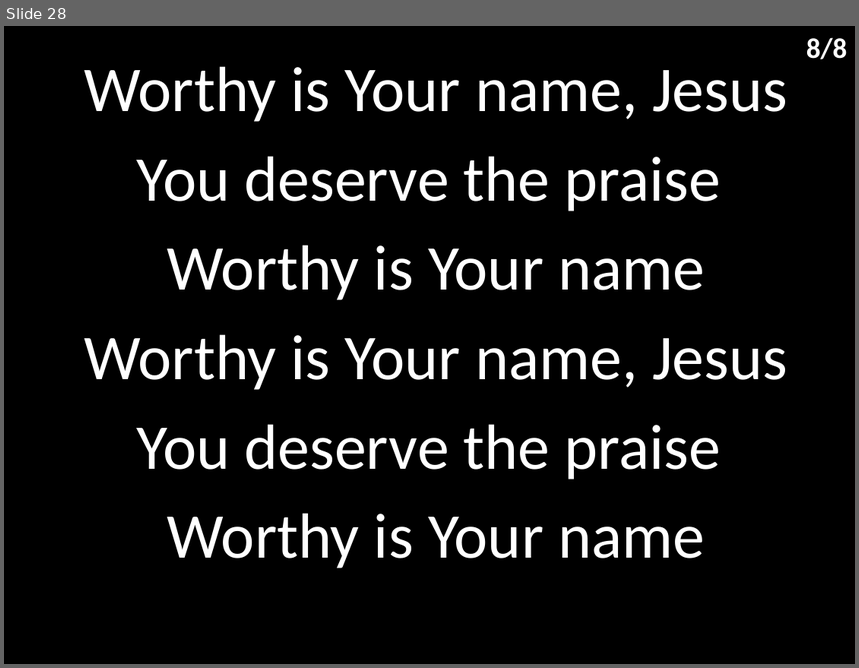
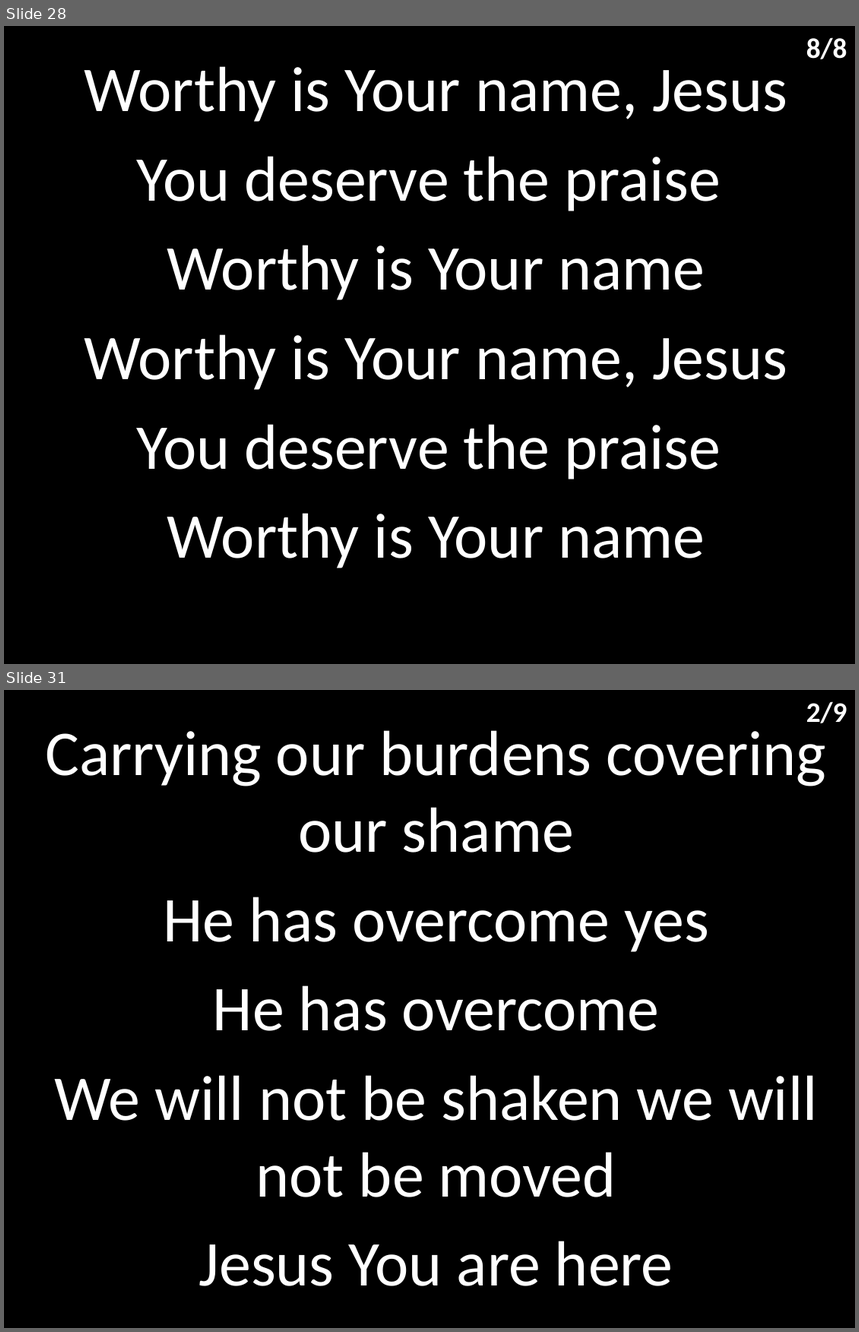
Before and after one commit to hoo-are-ya/worship, a slide deck: docs/songs_24-10-2021.pptx. Shown one above the other, each under a label of ours: slide 28 before the commit, slides 28 and 31 after it; the slides between them are not shown. The pictures are 859x668 and 859x1332 pixels, drawn with LibreOffice and Linux fonts; fonts in the diff are those of the drawing. Boxes give left, top, right and bottom in pixels: in the first picture for what was removed or moved away, otherwise in the second. Text is boxed around its words. In the diff, an @@ line names an element or a change of style, - is before the commit and + after.

Commit message:
added in jesus name

```diff
--- a/docs/songs_24-10-2021.pptx
+++ b/docs/songs_24-10-2021.pptx
@@ slide 31 added at (x1=4, y1=690, x2=855, y2=1328), background #000000 @@
@@ text added at (x1=807, y1=701, x2=848, y2=723), 24 pt, text #FFFFFF, bold @@
+2/9
@@ subtitle added at (x1=45, y1=723, x2=827, y2=1287), 54 pt, text #FFFFFF @@
+Carrying our burdens covering our shame
+He has overcome yes
+He has overcome
+We will not be shaken we will not be moved
+Jesus You are here
```
Also in this commit, not shown: 9 other slides added, 1 other file.
